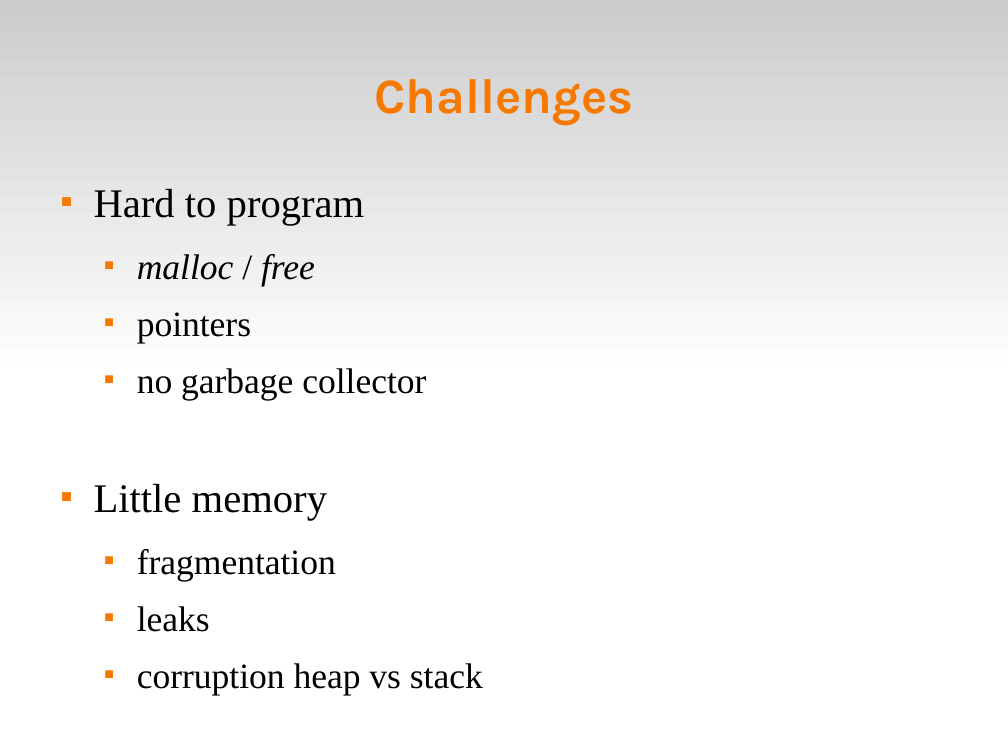
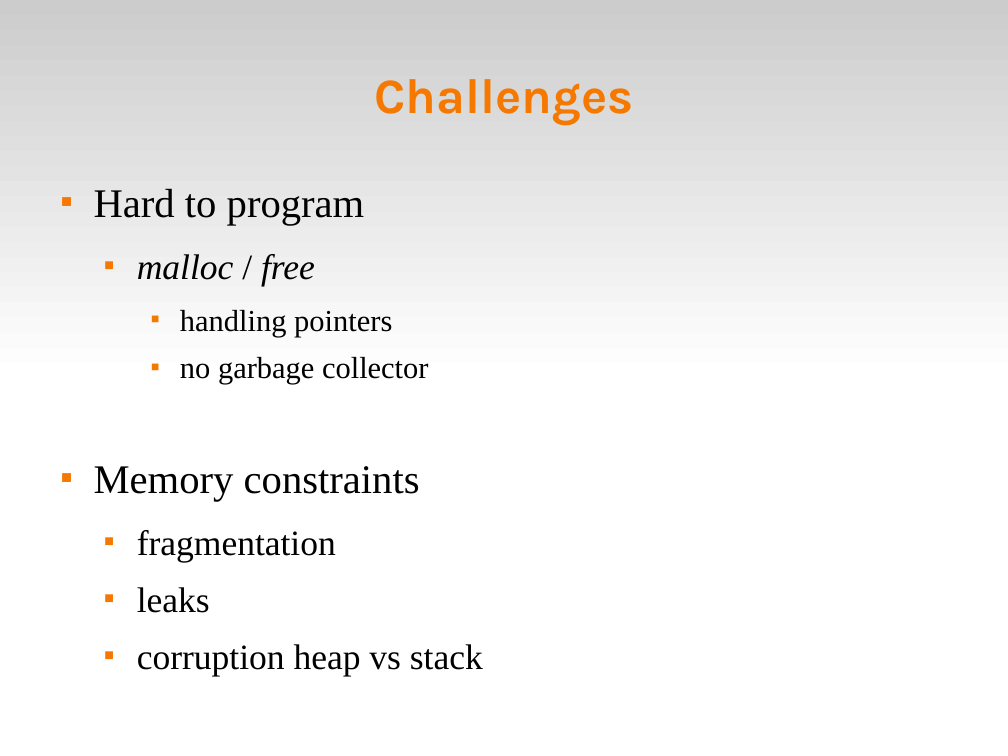
Before and after one commit to fsantanna-no/ceu-docs, a slide deck: slide 3 of ceu_dyn.odp. Drawn at 1008x756 pixels with LibreOffice and Linux fonts; fonts in the diff are those of the drawing. Boxes give left, top, right and bottom in pixels: in the first picture for what was removed or moved away, otherwise in the second. Text is boxed around its words. In the diff, an @@ line names an element or a change of style, - is before the commit and + after.

```diff
--- a/ceu_dyn.odp
+++ b/ceu_dyn.odp
@@ text at box(180, 310, 392, 337): text changed; size 28 to 24 pt @@
-  ■ pointers
+    ■ handling pointers
@@ text at box(180, 357, 428, 384): size 28 to 24 pt in "no garbage collector"; list level 2 to 3 in "no garbage collector" @@
@@ text at box(94, 466, 420, 501): text changed @@
-■ Little memory
+■ Memory constraints
```
Also in this commit, not shown: 10 other slides changed, 1 slide added, 5 other files.
